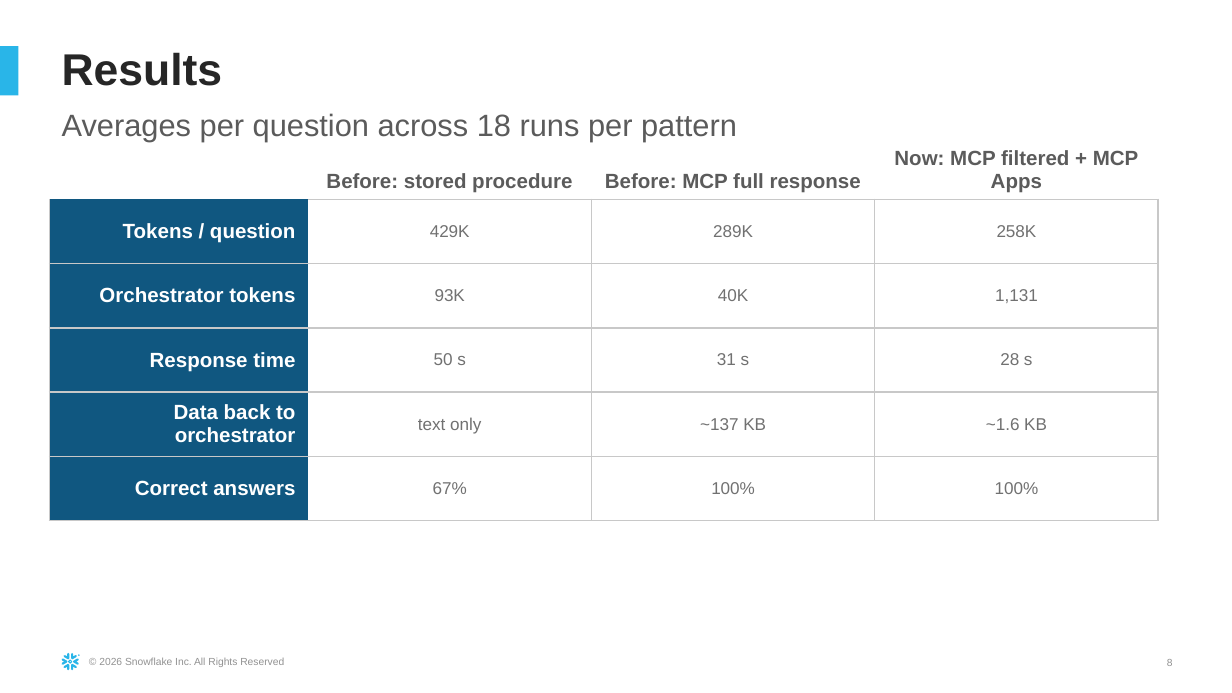
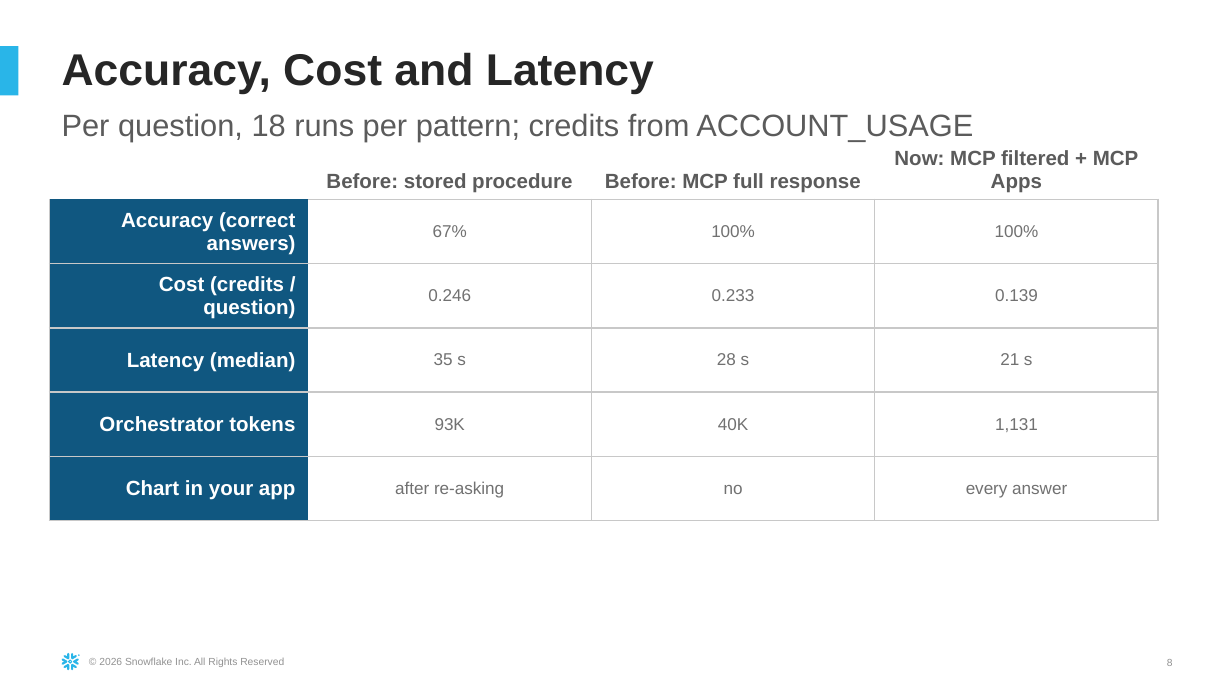
Before and after one commit to sfc-gh-hmassa/Haley_Demos, a slide deck: slide 8 of Multi_Agent_RBAC_Demo/docs/Multi-Agent_on_Cortex_Agents.pptx. Drawn at 1232x693 pixels with LibreOffice and Linux fonts; fonts in the diff are those of the drawing. Boxes give left, top, right and bottom in pixels: in the first picture for what was removed or moved away, otherwise in the second. Text is boxed around its words. In the diff, an @@ line names an element or a change of style, - is before the commit and + after.

Commit message:
Add accuracy, cost (credits from ACCOUNT_USAGE) and latency comparison to README, demo script and deck

```diff
--- a/Multi_Agent_RBAC_Demo/docs/Multi-Agent_on_Cortex_Agents.pptx
+++ b/Multi_Agent_RBAC_Demo/docs/Multi-Agent_on_Cortex_Agents.pptx
@@ title at [62,52,654,94]: text changed @@
-Results
+Accuracy, Cost and Latency
@@ subtitle at [62,113,973,142]: text changed @@
-Averages per question across 18 runs per pattern
+Per question, 18 runs per pattern; credits from ACCOUNT_USAGE
@@ table at [49,136,1158,540] @@
-row 2: Tokens / question | 429K | 289K | 258K
+row 2: Accuracy (correct answers) | 67% | 100% | 100%
+row 3: Cost (credits / question) | 0.246 | 0.233 | 0.139
+row 4: Latency (median) | 35 s | 28 s | 21 s
-row 4: Response time | 50 s | 31 s | 28 s
-row 5: Data back to orchestrator | text only | ~137 KB | ~1.6 KB
-row 6: Correct answers | 67% | 100% | 100%
+row 6: Chart in your app | after re-asking | no | every answer
```
Also in this commit, not shown: 3 other slides changed, 2 other files.
